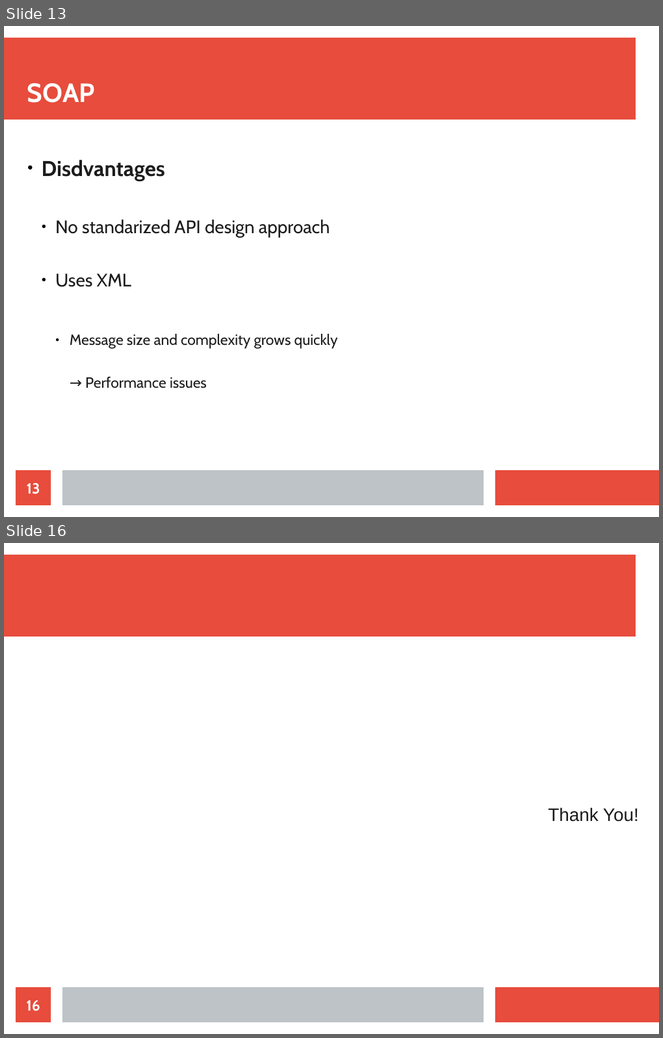
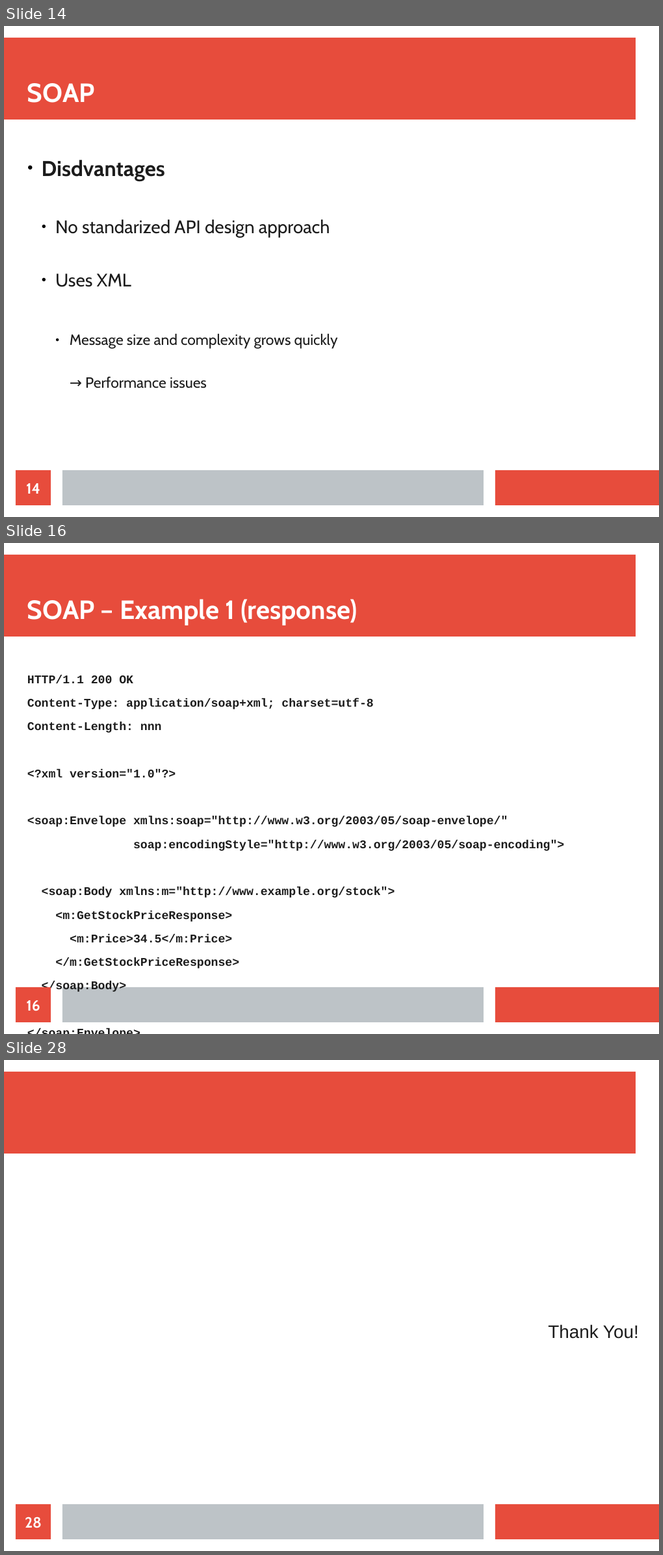
Before and after one commit to maxotta/pia-labs, a slide deck: lectures/ws_wsockets/ws_wsockets.odp. Shown one above the other, each under a label of ours: slides 13 and 16 before the commit, slides 14, 16 and 28 after it; the slides between them are not shown. The pictures are 663x1038 and 663x1555 pixels, drawn with LibreOffice and Linux fonts; fonts in the diff are those of the drawing. Boxes give left, top, right and bottom in pixels: in the first picture for what was removed or moved away, otherwise in the second. Text is boxed around its words. In the diff, an @@ line names an element or a change of style, - is before the commit and + after.

Commit message:
[lec-wss] Almost finished SOAP

```diff
--- a/lectures/ws_wsockets/ws_wsockets.odp
+++ b/lectures/ws_wsockets/ws_wsockets.odp
@@ slide 16 added at [4,543,659,1034], background #FFFFFF; not listed: 3 template elements that a slide beside it also shows @@
@@ title added at [27,599,358,626], 32 pt, text #FFFFFF, bold @@
+SOAP – Example 1 (response)
@@ text added at [27,675,564,969], 14.3 pt, text #1C1C1C, bold @@
+HTTP/1.1 200 OK
+Content-Type: application/soap+xml; charset=utf-8
+Content-Length: nnn
+<?xml version="1.0"?>
+<soap:Envelope xmlns:soap="http://www.w3.org/2003/05/soap-envelope/"
+soap:encodingStyle="http://www.w3.org/2003/05/soap-encoding">
+<soap:Body xmlns:m="http://www.example.org/stock">
+<m:GetStockPriceResponse>
+<m:Price>34.5</m:Price>
+</m:GetStockPriceResponse>
+</soap:Body>
+</soap:Envelope>
@@ page number added at [16,988,51,1023], fill #E74C3C, 18 pt, text #FFFFFF, bold @@
+16
@@ what was slide 13 is now slide 14 @@
@@ page number at [26,484,40,494]: text changed @@
-13
+14
@@ what was slide 16 is now slide 28 @@
@@ page number at [25,1517,42,1529]: text changed @@
-16
+28
```
Also in this commit, not shown: 5 slides changed, 11 other slides added.
